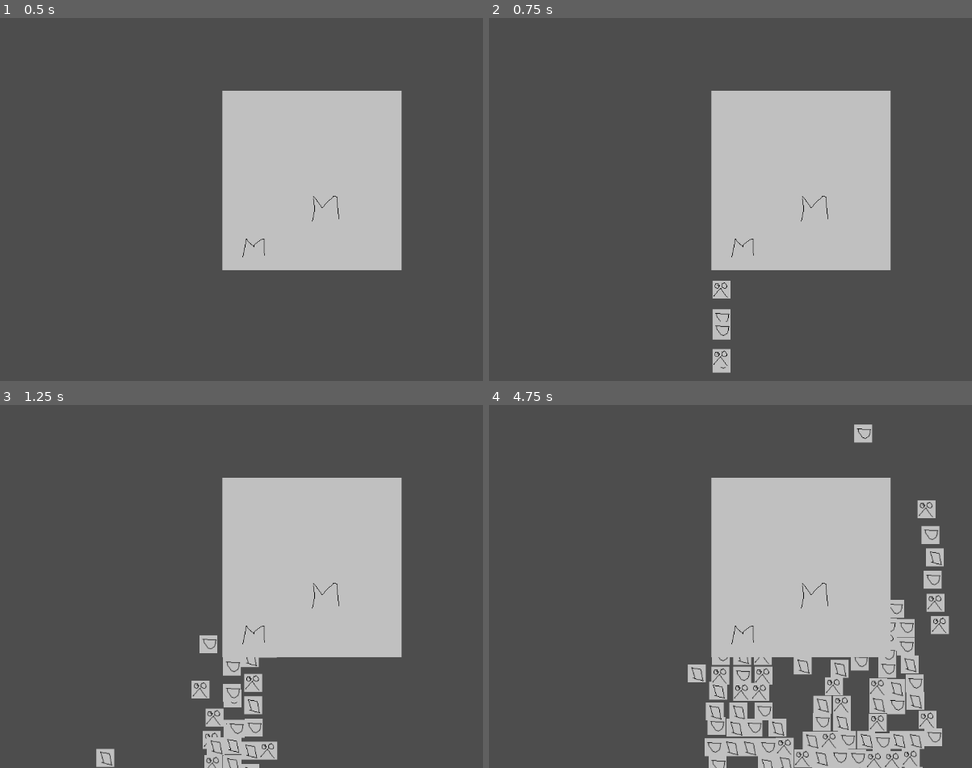
Above: before the commit, frames 1-4 (two rows, left to right).
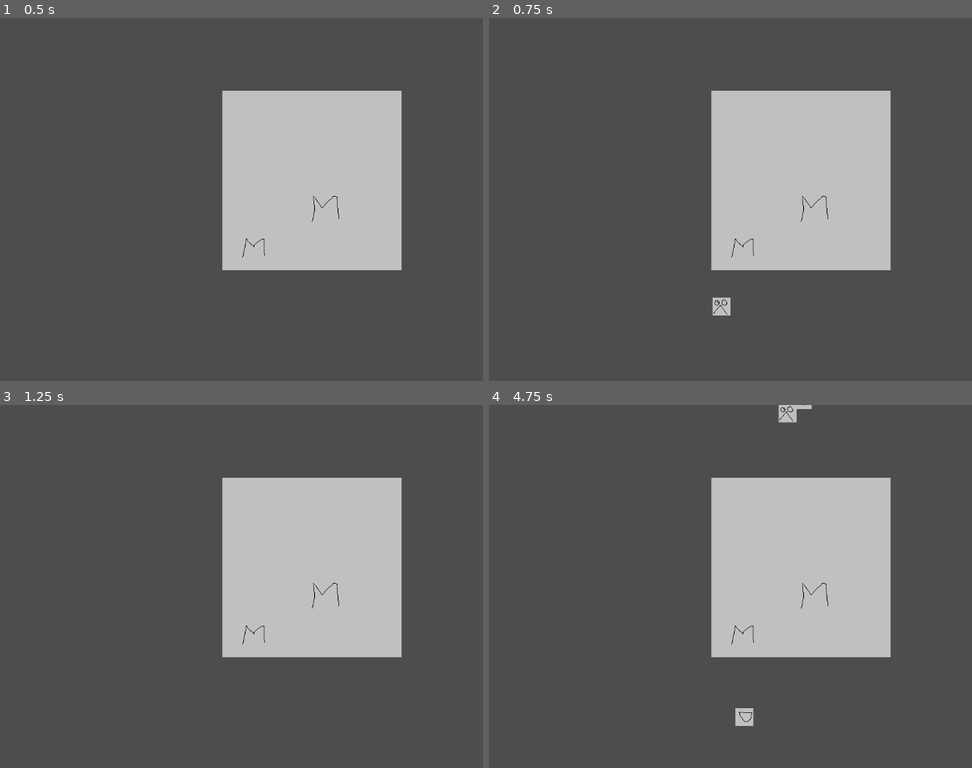
Above: after the commit, the same moments.

Repository: nfraprado/gamejam-2026-01-27
Game: Godot game, scene res://main.tscn
Same seed, same stepped clock (60 frames per second), same inputs: the game is played once before the commit and once after it.
Inputs:
- Up to frame 1 (0.5 s): no input
- Up to frame 2 (0.75 s): tap Enter at 0.5 s; hold A (SendLane1) from 0.53 s (still down)
- Up to frame 3 (1.25 s): keep holding A (SendLane1)
- Up to frame 4 (4.75 s): release A (SendLane1) at 1.28 s; tap S (SendLane2) at 1.35 s; hold D (SendLane3) 2.03-2.78 s; tap F (SendLane4) at 2.85 s; hold G (SendLane5) 3.53-4.28 s; tap A (SendLane1) at 4.35 s

Frame 1 is identical in both runs. In frame 2, 0.8% of the frame differs, in the area x 46-50%, y 72-98%; in frame 3, 3.1%; in frame 4, 12%, in the area x 41-96%, y 0-100%.

Commit message:
Debounce player spawn

Diff:
--- a/player_spawner.gd
+++ b/player_spawner.gd
@@ -2,6 +2,7 @@
 
 @export var unit_scene: PackedScene
 
+var debounced = true
 
 enum Type { ROCK, PAPER, SCISSORS }
 enum Master { PLAYER, ENEMY }
@@ -14,6 +15,8 @@
 func _process(delta: float) -> void:
 	var unit = unit_scene.instantiate()
 	var spawn_pos
+	if not debounced:
+		return
 	if Input.is_action_pressed("SendLane1"):
 		spawn_pos = $Lane1.get_global_position()
 	elif Input.is_action_pressed("SendLane2"):
@@ -29,3 +32,10 @@
 	add_child(unit)
 	unit.set_global_position(spawn_pos)
 	unit.init_unit(randi()%Type.size(), Master.PLAYER)
+
+	$Timer.start()
+	debounced = false
+
+
+func _on_timer_timeout() -> void:
+	debounced = true
--- a/player_spawner.tscn
+++ b/player_spawner.tscn
@@ -30,3 +30,8 @@
 position = Vector2(144, -2)
 
 [node name="Queue" parent="." unique_id=1165457003 instance=ExtResource("3_kg5k4")]
+
+[node name="Timer" type="Timer" parent="." unique_id=541217403]
+one_shot = true
+
+[connection signal="timeout" from="Timer" to="." method="_on_timer_timeout"]
